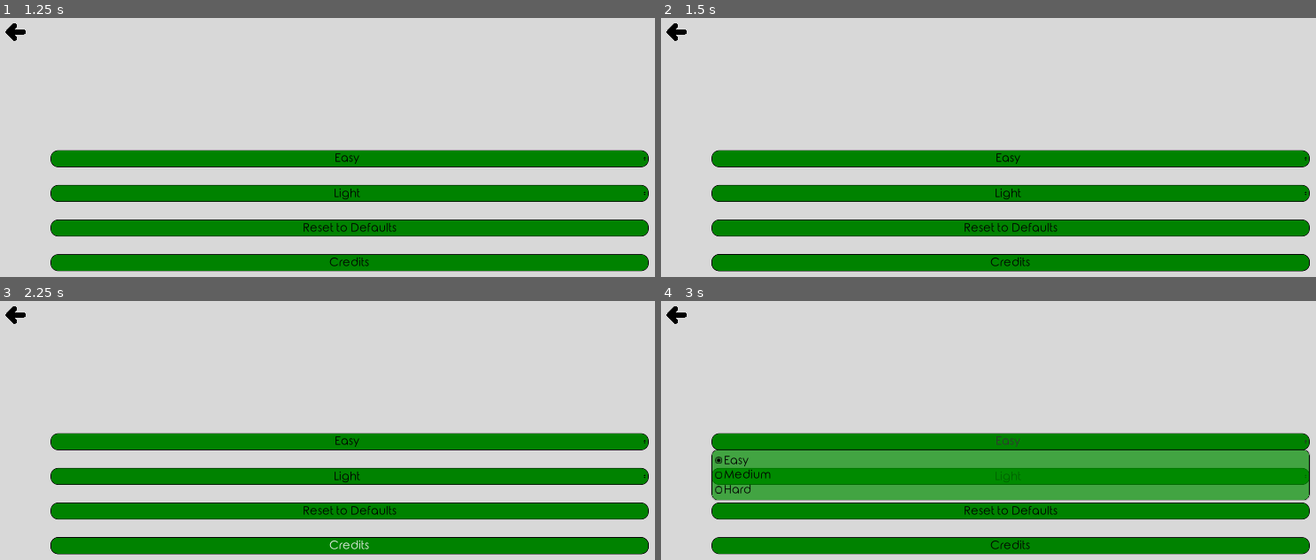
Above: before the commit, frames 1-4 (two rows, left to right).
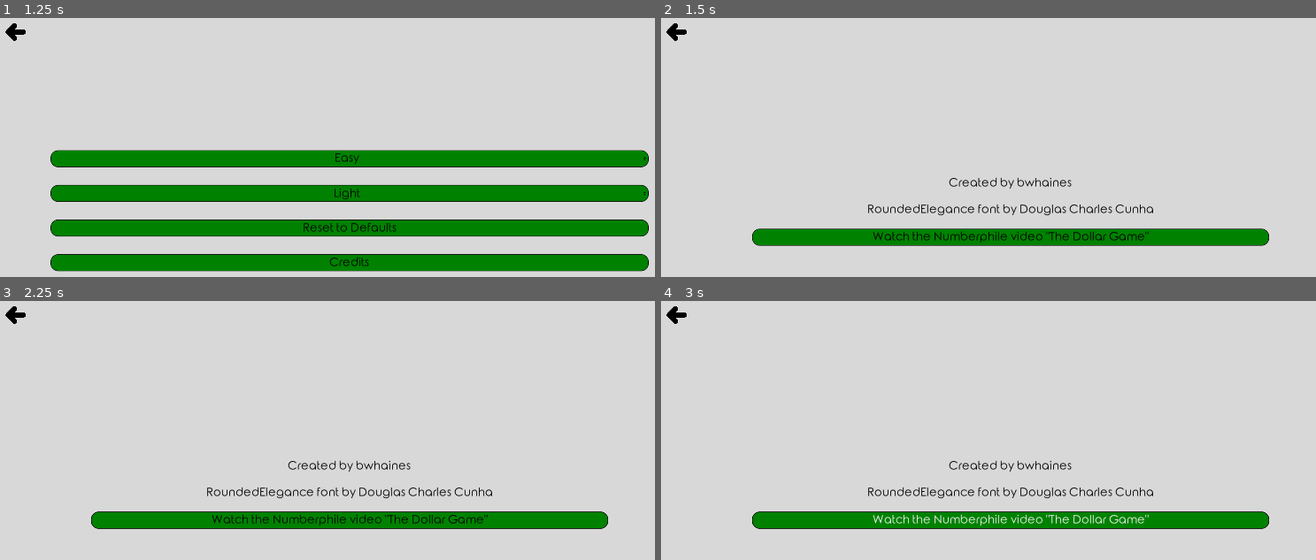
Above: after the commit, the same moments.

Repository: Inglo-Games/dollar-shuffle
Game: Godot game, scene res://scenes/main_menu.tscn
Two runs of this game, one before a commit and one after it. Both use one fixed random seed, a clock stepped at 60 frames per second and the inputs below.
Inputs (mouse positions are in pixels of both pictures, inside the frame that each line leads up to):
- Up to frame 1 (1.25 s): click "OPTIONS" at 0.5 s
- Up to frame 2 (1.5 s): click "Credits" at 1.25 s
- Up to frame 3 (2.25 s): click (347, 521) at 2 s, where only the run after the commit has a clickable "Watch the Numberphile video '…"
- Up to frame 4 (3 s): click (1008, 440) at 2.75 s, where only the run before the commit has a clickable "Easy"

Frame 1 is identical in both runs. In frame 2, 26% of the frame differs, in the area x 7-100%, y 50-98%; in frame 3, 26%; in frame 4, 37%.

Commit message:
Adding credits page

Diff:
--- /dev/null
+++ b/scenes/credits_menu.tscn
@@ -0,0 +1,147 @@
+[gd_scene load_steps=3 format=2]
+
+[ext_resource path="res://scripts/credits.gd" type="Script" id=1]
+[ext_resource path="res://assets/icons/back_light.png" type="Texture" id=2]
+
+[node name="base" type="Control" index="0"]
+
+anchor_left = 0.0
+anchor_top = 0.0
+anchor_right = 1.0
+anchor_bottom = 1.0
+rect_min_size = Vector2( 300, 300 )
+rect_pivot_offset = Vector2( 0, 0 )
+rect_clip_content = false
+mouse_filter = 0
+mouse_default_cursor_shape = 0
+size_flags_horizontal = 1
+size_flags_vertical = 1
+script = ExtResource( 1 )
+_sections_unfolded = [ "Anchor", "Grow Direction", "Margin", "Pause", "Rect" ]
+
+[node name="background" type="ColorRect" parent="." index="0"]
+
+anchor_left = 0.0
+anchor_top = 0.0
+anchor_right = 1.0
+anchor_bottom = 1.0
+rect_pivot_offset = Vector2( 0, 0 )
+rect_clip_content = false
+mouse_filter = 0
+mouse_default_cursor_shape = 0
+size_flags_horizontal = 1
+size_flags_vertical = 1
+color = Color( 0.730469, 0.730469, 0.730469, 1 )
+_sections_unfolded = [ "Anchor", "Grow Direction", "Margin", "Rect" ]
+
+[node name="back_btn" type="TextureButton" parent="." index="1"]
+
+anchor_left = 0.0
+anchor_top = 0.0
+anchor_right = 1.0
+anchor_bottom = 1.0
+margin_left = 24.0
+margin_top = 24.0
+margin_right = -64.0
+margin_bottom = -64.0
+rect_scale = Vector2( 0.12, 0.12 )
+rect_pivot_offset = Vector2( 0, 0 )
+rect_clip_content = false
+focus_mode = 2
+mouse_filter = 0
+mouse_default_cursor_shape = 0
+size_flags_horizontal = 1
+size_flags_vertical = 1
+toggle_mode = false
+enabled_focus_mode = 2
+shortcut = null
+group = null
+texture_normal = ExtResource( 2 )
+_sections_unfolded = [ "Anchor", "Margin", "Rect", "Textures" ]
+
+[node name="vbox" type="VBoxContainer" parent="." index="2"]
+
+anchor_left = 0.0
+anchor_top = 0.0
+anchor_right = 1.0
+anchor_bottom = 1.0
+margin_left = 260.0
+margin_top = 40.0
+margin_right = -260.0
+margin_bottom = -40.0
+rect_min_size = Vector2( 300, 600 )
+rect_pivot_offset = Vector2( 0, 0 )
+rect_clip_content = false
+mouse_filter = 1
+mouse_default_cursor_shape = 0
+size_flags_horizontal = 1
+size_flags_vertical = 1
+custom_constants/separation = 36
+alignment = 1
+_sections_unfolded = [ "Anchor", "Margin", "Rect", "custom_constants" ]
+
+[node name="label1" type="Label" parent="vbox" index="0"]
+
+anchor_left = 0.0
+anchor_top = 0.0
+anchor_right = 0.0
+anchor_bottom = 0.0
+margin_top = 406.0
+margin_right = 1400.0
+margin_bottom = 442.0
+rect_pivot_offset = Vector2( 0, 0 )
+rect_clip_content = false
+mouse_filter = 2
+mouse_default_cursor_shape = 0
+size_flags_horizontal = 1
+size_flags_vertical = 4
+text = "Created by bwhaines"
+align = 1
+percent_visible = 1.0
+lines_skipped = 0
+max_lines_visible = -1
+
+[node name="label2" type="Label" parent="vbox" index="1"]
+
+anchor_left = 0.0
+anchor_top = 0.0
+anchor_right = 0.0
+anchor_bottom = 0.0
+margin_top = 478.0
+margin_right = 1400.0
+margin_bottom = 514.0
+rect_pivot_offset = Vector2( 0, 0 )
+rect_clip_content = false
+mouse_filter = 2
+mouse_default_cursor_shape = 0
+size_flags_horizontal = 1
+size_flags_vertical = 4
+text = "RoundedElegance font by Douglas Charles Cunha"
+align = 1
+percent_visible = 1.0
+lines_skipped = 0
+max_lines_visible = -1
+
+[node name="vid_btn" type="Button" parent="vbox" index="2"]
+
+anchor_left = 0.0
+anchor_top = 0.0
+anchor_right = 0.0
+anchor_bottom = 0.0
+margin_top = 550.0
+margin_right = 1400.0
+margin_bottom = 594.0
+rect_pivot_offset = Vector2( 0, 0 )
+rect_clip_content = false
+focus_mode = 2
+mouse_filter = 0
+mouse_default_cursor_shape = 0
+size_flags_horizontal = 1
+size_flags_vertical = 1
+toggle_mode = false
+enabled_focus_mode = 2
+shortcut = null
+group = null
+text = "Watch the Numberphile video \"The Dollar Game\""
+flat = false
+align = 1
--- /dev/null
+++ b/scripts/credits.gd
@@ -0,0 +1,26 @@
+extends Node
+
+# GUI objects
+onready var back_btn = get_node("back_btn")
+onready var vid_btn = get_node("vbox/vid_btn")
+
+func _ready():
+	# Set background color and back button if dark mode
+	match int(globals.pers_opts["skin"]):
+		1:
+			get_node("background").color = globals.BACK_DARK
+			back_btn.texture_normal = load("res://assets/icons/back_dark.png")
+		_:
+			get_node("background").color = globals.BACK_LIGHT
+			back_btn.texture_normal = load("res://assets/icons/back_light.png")
+	# Connect back button to close function
+	back_btn.connect("pressed", self, "close_menu")
+	# Connect video link button to YouTube video
+	vid_btn.connect("pressed", self, "open_video")
+
+func close_menu():
+	# Return to options menu
+	get_tree().change_scene("res://scenes/opts_menu.tscn")
+
+func open_video():
+	OS.shell_open("https://www.youtube.com/watch?v=U33dsEcKgeQ")
--- a/scripts/opts_menu.gd
+++ b/scripts/opts_menu.gd
@@ -66,9 +66,9 @@
 		0:
 			get_tree()
 
-func show_credits():
-	# Todo: Add attributions page
-	pass
+func show_attributions():
+	# Show attributions page
+	get_tree().change_scene("res://scenes/credits_menu.tscn")
 
 func set_defaults():
 	# Write default values to options file
